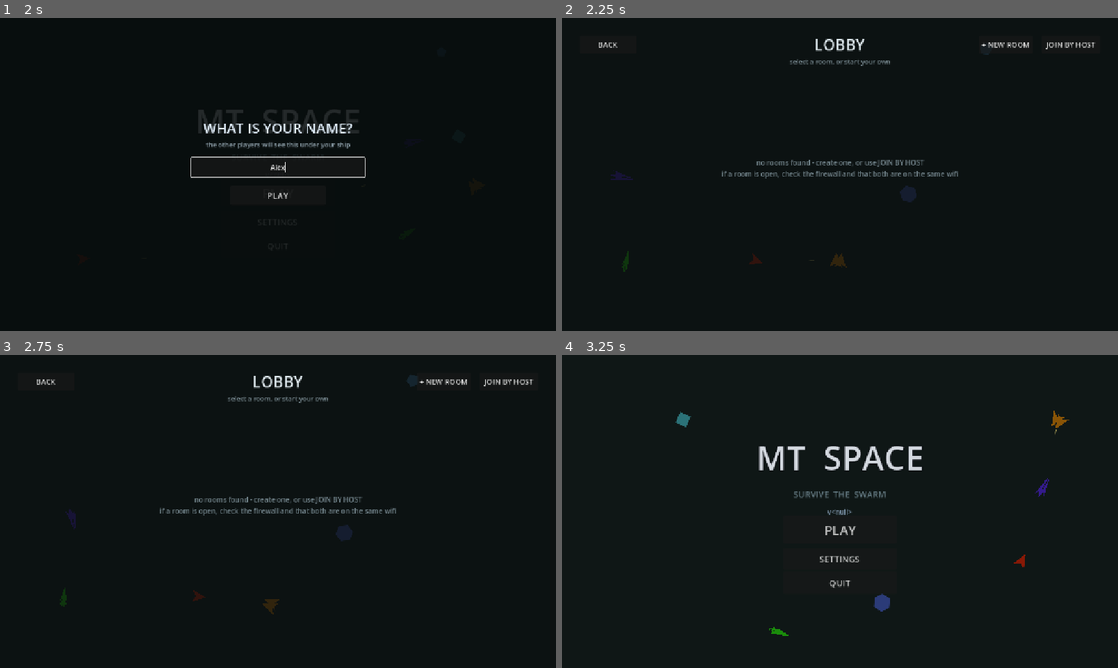
Above: before the commit, frames 1-4 (two rows, left to right).
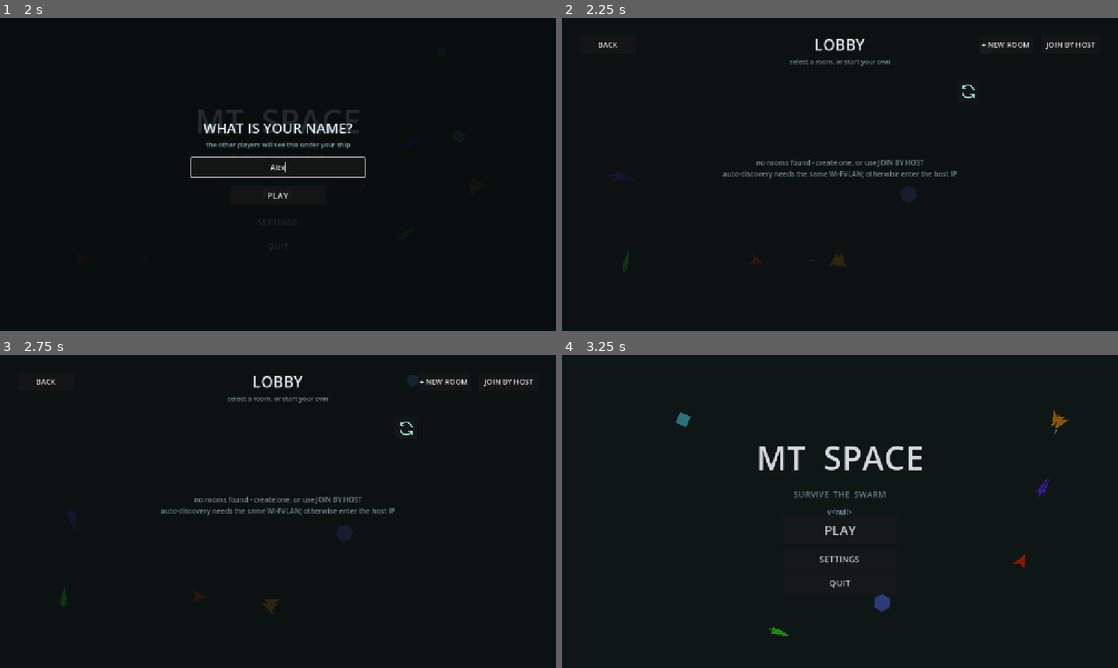
Above: after the commit, the same moments.

Repository: lmt1102011/MT-Space
Game: Godot game, scene res://scenes/menu.tscn
The game is run twice, just before and just after one commit, with the same random seed, the same clock (stepped at 60 frames per second) and the same inputs.
Inputs (mouse positions are in pixels of both pictures, inside the frame that each line leads up to):
- Up to frame 1 (2 s): click "PLAY" at 0.5 s; click (278, 168) at 1.27 s; type "Alex" at 1.35 s
- Up to frame 2 (2.25 s): click "PLAY" at 2 s
- Up to frame 3 (2.75 s): no input
- Up to frame 4 (3.25 s): click "BACK" at 2.75 s

Frame 1 is identical in both runs. In frame 2, 0.4% of the frame differs, in the area x 28-75%, y 21-52%; in frame 3, 0.4%; in frame 4, nothing differs.

Commit message:
Add lobby refresh and refine controls

Diff:
--- /dev/null
+++ b/assets/icons/refresh.svg
@@ -0,0 +1,8 @@
+<svg xmlns="http://www.w3.org/2000/svg" width="64" height="64" viewBox="0 0 64 64">
+  <g fill="none" stroke="#8fe6d1" stroke-linecap="round" stroke-linejoin="round">
+    <path stroke-width="4.5" d="M51 25A20 20 0 0 0 17 16L12 22"/>
+    <path stroke-width="4.5" d="M13 12v10h10"/>
+    <path stroke-width="4.5" d="M13 39a20 20 0 0 0 34 9l5-6"/>
+    <path stroke-width="4.5" d="M51 52V42H41"/>
+  </g>
+</svg>
--- /dev/null
+++ b/assets/icons/settings.svg
@@ -0,0 +1,6 @@
+<svg xmlns="http://www.w3.org/2000/svg" width="64" height="64" viewBox="0 0 64 64">
+  <g fill="none" stroke="#a6ded3" stroke-linecap="round" stroke-linejoin="round">
+    <path stroke-width="3.5" d="M27 7h10l2 7a20 20 0 0 1 5 2l6-3 7 8-4 6a20 20 0 0 1 1 6l4 5-5 9-7-1a20 20 0 0 1-5 3l-2 7H27l-2-7a20 20 0 0 1-5-3l-7 1-5-9 4-5a20 20 0 0 1 1-6l-4-6 7-8 6 3a20 20 0 0 1 5-2z"/>
+    <circle cx="32" cy="32" r="7.5" stroke-width="4"/>
+  </g>
+</svg>
--- a/scenes/lobby.tscn
+++ b/scenes/lobby.tscn
@@ -1,8 +1,9 @@
-[gd_scene load_steps=4 format=3 uid="uid://clobby0001"]
+[gd_scene load_steps=5 format=3 uid="uid://clobby0001"]
 
 [ext_resource type="Script" path="res://scripts/lobby.gd" id="1_lobby"]
 [ext_resource type="Script" path="res://scripts/menu_demo.gd" id="2_demo"]
 [ext_resource type="Texture2D" path="res://assets/player.svg" id="3_ship"]
+[ext_resource type="Texture2D" path="res://assets/icons/refresh.svg" id="4_refresh"]
 
 [sub_resource type="StyleBoxFlat" id="SlotStyle"]
 bg_color = Color(0.09, 0.11, 0.12, 0.85)
@@ -117,6 +118,22 @@
 grow_vertical = 2
 theme_override_constants/separation = 6
 
+[node name="RefreshRoomsButton" type="Button" parent="UI"]
+anchor_left = 0.5
+anchor_top = 0.5
+anchor_right = 0.5
+anchor_bottom = 0.5
+offset_left = 270.0
+offset_top = -216.0
+offset_right = 320.0
+offset_bottom = -166.0
+grow_horizontal = 2
+grow_vertical = 2
+icon = ExtResource("4_refresh")
+expand_icon = true
+tooltip_text = "Refresh rooms"
+focus_mode = 0
+
 [node name="EmptyLabel" type="Label" parent="UI"]
 anchor_left = 0.5
 anchor_top = 0.5
--- a/scenes/main.tscn
+++ b/scenes/main.tscn
@@ -8,6 +8,7 @@
 [ext_resource type="Script" path="res://scripts/upgrade_cards.gd" id="6_upgrade"]
 [ext_resource type="Script" path="res://scripts/net_world.gd" id="7_networld"]
 [ext_resource type="Script" path="res://scripts/touch_controls.gd" id="8_touch"]
+[ext_resource type="Texture2D" path="res://assets/icons/settings.svg" id="9_settings_icon"]
 
 [sub_resource type="RectangleShape2D" id="Wall_h"]
 size = Vector2(5400, 60)
@@ -280,9 +281,9 @@
 offset_bottom = 80.0
 grow_horizontal = 0
 grow_vertical = 0
-theme_override_font_sizes/font_size = 32
 theme_override_constants/corner_radius = 16
-text = "⚙"
+icon = ExtResource("9_settings_icon")
+expand_icon = true
 horizontal_alignment = 1
 vertical_alignment = 1
 
--- a/scripts/hud.gd
+++ b/scripts/hud.gd
@@ -2,6 +2,7 @@
 
 const CardScript := preload("res://scripts/card.gd")
 const NAME_PROMPT := preload("res://scenes/name_prompt.tscn")
+const SETTINGS_ICON := preload("res://assets/icons/settings.svg")
 
 @onready var _wave_label: Label = $WaveLabel
 @onready var _clear_label: Label = $WaveClear
@@ -70,7 +71,9 @@
 # The little panel with the volume and the quit button.
 func _setup_settings() -> void:
 	if _settings_btn:
-		_settings_btn.text = "⚙"  # icon only
+		_settings_btn.text = ""
+		_settings_btn.icon = SETTINGS_ICON
+		_settings_btn.expand_icon = true
 		_settings_btn.add_theme_constant_override("corner_radius", 16)
 		_settings_btn.pressed.connect(_on_settings_pressed)
 	if _settings_panel:
@@ -114,6 +117,10 @@
 	Game.set_fire(false)
 	Game.reset_run()
 	Net.leave()
+	call_deferred("_change_to_lobby")
+
+
+func _change_to_lobby() -> void:
 	get_tree().change_scene_to_file("res://scenes/lobby.tscn")
 
 
@@ -301,4 +308,9 @@
 func _on_main_menu() -> void:
 	Game.sfx("click", -14.0, 0.95, 1.05)
 	Game.reset_run()
+	Net.leave()
+	call_deferred("_change_to_menu")
+
+
+func _change_to_menu() -> void:
 	get_tree().change_scene_to_file("res://scenes/menu.tscn")
--- a/scripts/lobby.gd
+++ b/scripts/lobby.gd
@@ -19,6 +19,7 @@
 @onready var _create_btn: Button = $UI/CreateRoomButton
 @onready var _solo_btn: Button = $UI/PlaySoloButton
 @onready var _join_btn: Button = $UI/JoinRoomButton
+@onready var _refresh_btn: Button = $UI/RefreshRoomsButton
 @onready var _back_btn: Button = $UI/BackButton
 @onready var _header: Label = $UI/Header
 @onready var _sub_header: Label = $UI/SubHeader
@@ -52,10 +53,12 @@
 
 
 func _ready() -> void:
+	Net.browse_rooms()
 	if Web.has_update():
 		Web.show_web_update_button()
 	_create_btn.pressed.connect(_on_create)
 	_join_btn.pressed.connect(_on_join_pressed)
+	_refresh_btn.pressed.connect(_on_refresh_rooms)
 	_back_btn.pressed.connect(_on_back)
 	_leave_btn.pressed.connect(_on_leave)
 	_add_btn.pressed.connect(_on_add_player)
@@ -97,6 +100,7 @@
 	_rooms_list.visible = not _in_room
 	_create_btn.visible = not _in_room
 	_join_btn.visible = not _in_room
+	_refresh_btn.visible = not _in_room
 	_empty_label.visible = not _in_room
 	_back_btn.visible = not _in_room
 	_solo_btn.visible = OS.has_feature("web") and not _in_room
@@ -120,7 +124,7 @@
 	if Net.rooms.is_empty():
 		if Net.can_host():
 			_empty_label.text = "no rooms found - create one, or use JOIN BY HOST\n" \
-				+ "if a room is open, check the firewall and that both are on the same wifi"
+				+ "auto-discovery needs the same Wi-Fi/LAN; otherwise enter the host IP"
 		else:
 			_empty_label.text = "a browser cannot find rooms - use JOIN BY HOST"
 	for i in Net.rooms.size():
@@ -184,6 +188,7 @@
 	_empty_label.visible = false
 	_create_btn.visible = false
 	_join_btn.visible = false
+	_refresh_btn.visible = false
 	_back_btn.visible = false
 	_room_panel.visible = false
 	_address_open = false
@@ -239,6 +244,11 @@
 	_address_panel.visible = _address_open
 	if _address_open and _address_edit:
 		_address_edit.grab_focus()
+
+
+func _on_refresh_rooms() -> void:
+	Game.sfx("click", -10.0, 0.95, 1.05)
+	Net.refresh_rooms()
 
 
 func _on_join_address() -> void:
@@ -327,6 +337,7 @@
 func _on_leave() -> void:
 	Game.sfx("click", -10.0, 0.95, 1.05)
 	Net.leave()
+	Net.browse_rooms()
 	_in_room = false
 	_address_open = false
 	_refresh()
@@ -364,6 +375,10 @@
 func _on_back() -> void:
 	Game.sfx("click", -10.0, 0.95, 1.05)
 	Net.leave()
+	call_deferred("_change_to_menu")
+
+
+func _change_to_menu() -> void:
 	get_tree().change_scene_to_file("res://scenes/menu.tscn")
 
 
--- a/scripts/net.gd
+++ b/scripts/net.gd
@@ -15,7 +15,7 @@
 const MAX_PLAYERS := 4
 const XP_DROP := preload("res://scripts/xp_pickup.gd")
 # a room that stopped answering is dropped after this many seconds
-const ROOM_TTL := 6.0
+const ROOM_TTL := 15.0
 # how often the local player sends its position
 const NET_TICK := 1.0 / 20.0
 # how often the host sends the enemy positions
@@ -48,10 +48,14 @@
 # the multiplayer api of the scene tree, the net node uses it for the rpcs
 var _api: MultiplayerAPI = null
 var _hosting: bool = false
+var _room_port: int = DEFAULT_PORT
 # true when the room speaks websocket instead of enet
 var _web_mode: bool = false
 var _discovery: PacketPeerUDP = null
 var _disc_timer: float = 0.0
+var _unicast_scan_timer: float = 0.0
+var _unicast_scan_targets: Array[String] = []
+var _unicast_scan_index: int = 0
 var _net_timer: float = 0.0
 var _enemy_timer: float = 0.0
 var _next_enemy_id: int = 1
@@ -135,6 +139,21 @@
 # A browser can still be a player, it just needs a room that speaks websocket.
 func can_join() -> bool:
 	return true
+
+
+func browse_rooms() -> void:
+	if is_online() or OS.has_feature("web"):
+		return
+	if _discovery == null:
+		_start_discovery(false)
+
+
+func refresh_rooms() -> void:
+	if is_online() or OS.has_feature("web"):
+		return
+	rooms.clear()
+	rooms_changed.emit()
+	_start_discovery(false)
 
 
 # True when the room uses websocket instead of the faster enet.
@@ -179,6 +198,7 @@
 		peer = enet
 	_peer = peer
 	_web_mode = web_mode
+	_room_port = port
 	# the flag is set before the api, so nothing thinks it is a client
 	_hosting = true
 	_new_api(peer)
@@ -326,6 +346,25 @@
 	# a socket may not send to a broadcast address unless it is allowed to
 	_discovery.set_broadcast_enabled(true)
 	_disc_timer = 0.0
+	_unicast_scan_timer = 0.0
+	_unicast_scan_index = 0
+	_unicast_scan_targets = _local_subnet_targets() if not hosting else []
+
+
+func _local_subnet_targets() -> Array[String]:
+	var targets: Array[String] = []
+	for ip in IP.get_local_addresses():
+		if ip.contains(":") or ip.begins_with("127.") or ip.begins_with("169.254."):
+			continue
+		var parts := ip.split(".")
+		if parts.size() != 4:
+			continue
+		var prefix := "%s.%s.%s." % [parts[0], parts[1], parts[2]]
+		for host in range(1, 255):
+			var target := prefix + str(host)
+			if not targets.has(target):
+				targets.append(target)
+	return targets
 
 
 # Every address a discovery packet should go to. The global broadcast works on
@@ -404,6 +443,15 @@
 			for target in _broadcast_targets():
 				_discovery.set_dest_address(target, DISCOVERY_PORT)
 				_discovery.put_packet("MTDISC?".to_utf8_buffer())
+	if not _hosting and not _unicast_scan_targets.is_empty():
+		_unicast_scan_timer -= delta
+		if _unicast_scan_timer <= 0.0:
+			_unicast_scan_timer = 0.025
+			_discovery.set_dest_address(_unicast_scan_targets[_unicast_scan_index], DISCOVERY_PORT)
+			_discovery.put_packet("MTDISC?".to_utf8_buffer())
+			_unicast_scan_index += 1
+			if _unicast_scan_index >= _unicast_scan_targets.size():
+				_unicast_scan_index = 0
 	# read the answers
 	while _discovery.get_available_packet_count() > 0:
 		var ip := _discovery.get_packet_ip()
@@ -424,7 +472,7 @@
 
 func _room_packet() -> String:
 	# the last part says how the room talks, so the players know what to use
-	return "MTROOM:%s:%d:%d:%d" % [room_name, DEFAULT_PORT, players.size(),
+	return "MTROOM:%s:%d:%d:%d" % [room_name, _room_port, players.size(),
 		1 if _web_mode else 0]
 
 
@@ -434,7 +482,7 @@
 		return
 	var ip := "127.0.0.1"
 	for r in rooms:
-		if str(r["address"]) == ip and int(r["port"]) == DEFAULT_PORT:
+		if str(r["address"]) == ip and int(r["port"]) == _room_port:
 			r["count"] = players.size()
 			r["web"] = _web_mode
 			r["seen"] = Time.get_ticks_msec() / 1000.0
@@ -443,7 +491,7 @@
 	rooms.append({
 		"name": room_name,
 		"address": ip,
-		"port": DEFAULT_PORT,
+		"port": _room_port,
 		"count": players.size(),
 		"web": _web_mode,
 		"seen": Time.get_ticks_msec() / 1000.0,
--- a/scripts/player.gd
+++ b/scripts/player.gd
@@ -191,10 +191,9 @@
 	# aim toward mouse
 	var mouse := get_global_mouse_position()
 	if _touch != null and _touch.is_shooting():
-		# the right stick aims where the finger points
-		var aim_dir: Vector2 = _touch.aim_direction()
-		if aim_dir != Vector2.ZERO:
-			mouse = global_position + aim_dir * 200.0
+		# the right stick controls aim independently of the left movement stick
+		var aim_dir: Vector2 = _touch.last_aim_direction()
+		mouse = global_position + aim_dir * 200.0
 	var aim := (mouse - global_position).angle()
 	_sprite.rotation = lerp_angle(_sprite.rotation, aim, turn_speed * delta)
 
@@ -232,6 +231,8 @@
 	_cooldown = maxf(_cooldown - delta, 0.0)
 	var mouse := get_global_mouse_position()
 	var dir := (mouse - global_position).normalized()
+	if _touch != null and _touch.is_shooting():
+		dir = _touch.last_aim_direction().normalized()
 	if dir == Vector2.ZERO:
 		dir = Vector2.RIGHT
 
--- a/scripts/touch_controls.gd
+++ b/scripts/touch_controls.gd
@@ -21,6 +21,7 @@
 var _move_pos: Vector2 = Vector2.ZERO
 var _aim_center: Vector2 = Vector2.ZERO
 var _aim_pos: Vector2 = Vector2.ZERO
+var _last_aim_dir: Vector2 = Vector2.RIGHT
 # true when the player touched the screen, the sticks show up then
 var _touched: bool = false
 
@@ -86,6 +87,9 @@
 		_move_pos = d.position
 	elif d.index == _aim_touch:
 		_aim_pos = d.position
+		var direction := _stick_vector(_aim_pos - _aim_center)
+		if direction != Vector2.ZERO:
+			_last_aim_dir = direction
 	queue_redraw()
 
 
@@ -101,6 +105,10 @@
 	if _aim_touch == -1:
 		return Vector2.ZERO
 	return _stick_vector(_aim_pos - _aim_center)
+
+
+func last_aim_direction() -> Vector2:
+	return _last_aim_dir
 
 
 # The right stick shoots as long as it is held down.
--- a/tools/touchcheck.gd
+++ b/tools/touchcheck.gd
@@ -58,6 +58,7 @@
 	var mdir: Vector2 = pad.move_direction()
 	_check(mdir.x > 0.1, "the left stick points to the right: %s" % str(mdir))
 	_check(absf(mdir.y) < 0.01, "the left stick does not point up or down")
+	_check(not pad.is_shooting(), "the left movement stick does not shoot")
 
 	# a finger on the right half aims and shoots
 	var aim_touch := InputEventScreenTouch.new()
@@ -79,6 +80,9 @@
 	adir = pad.aim_direction()
 	_check(adir.x < -0.1, "the right stick aims to the left: %s" % str(adir))
 	_check(adir.y < -0.1, "the right stick aims up: %s" % str(adir))
+	var last_aim: Vector2 = pad.last_aim_direction()
+	_check(last_aim.x < -0.1 and last_aim.y < -0.1,
+		"the right stick stores the firing direction")
 	_check(pad.is_shooting(), "the right stick still shoots")
 
 	# letting go of both
Not shown: 1 places in scenes/main.tscn that only renumber resources
